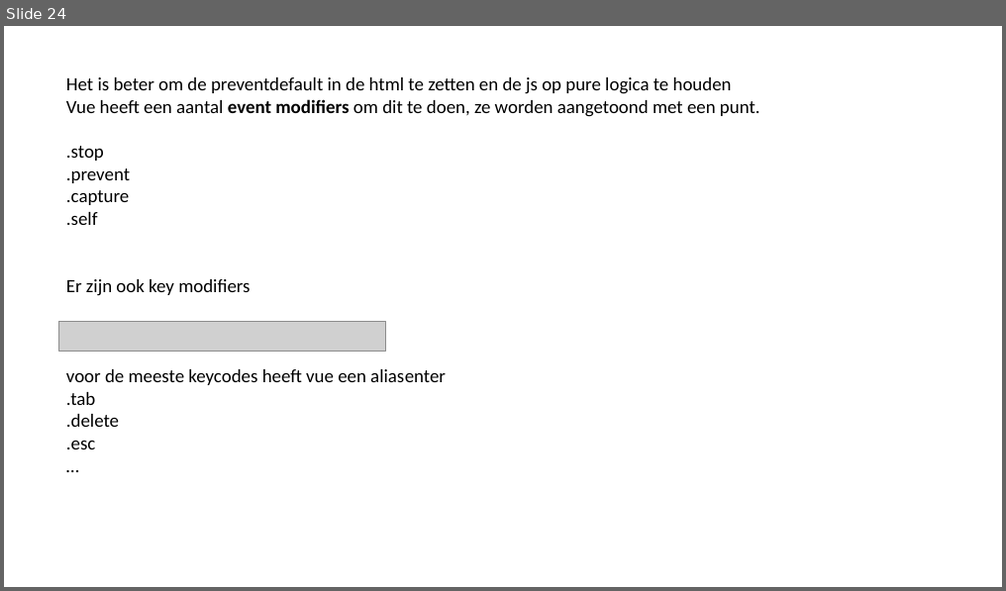
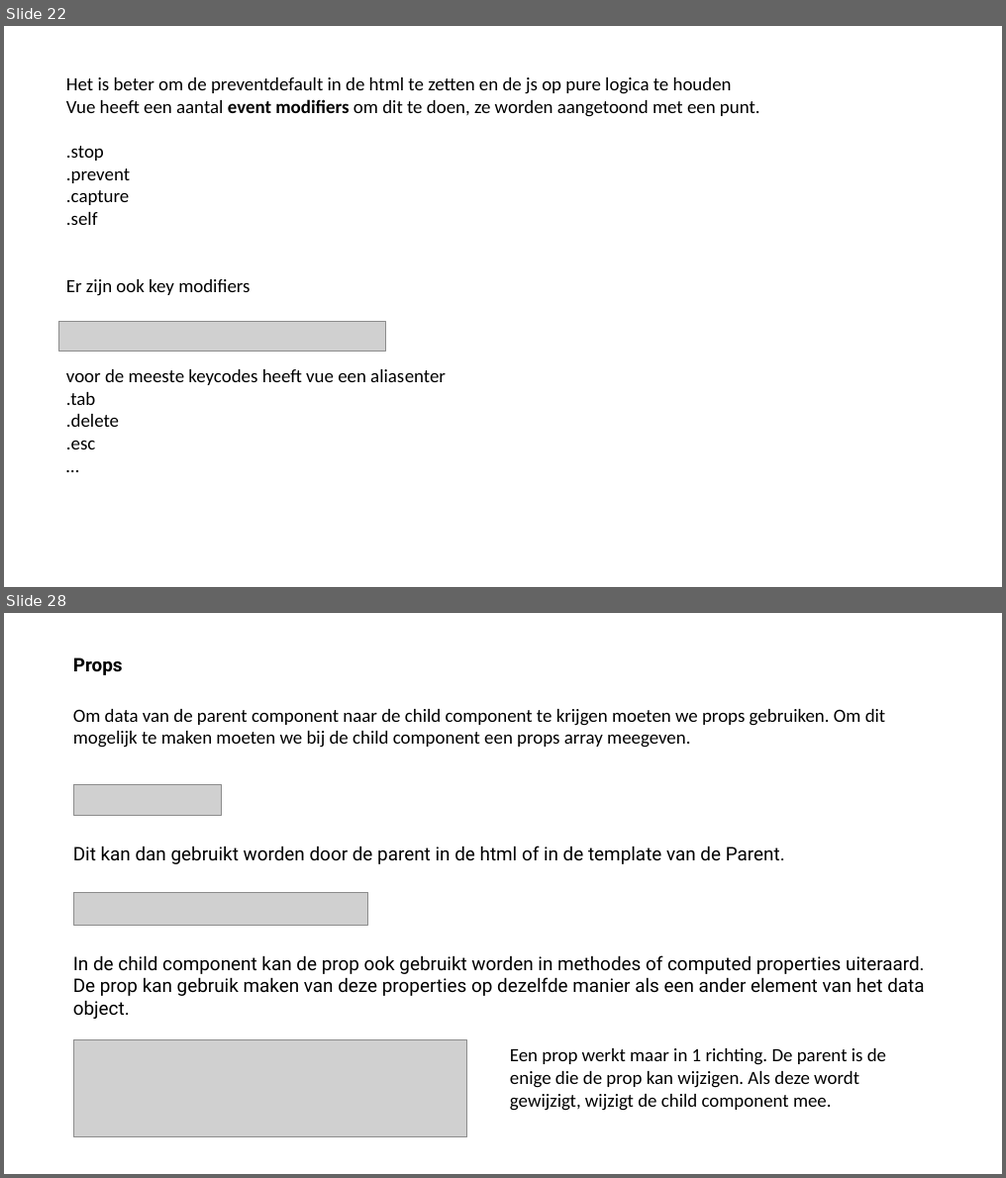
Before and after one commit to sepperenty/web-research-3, a slide deck: newTech/slideshow.pptx. Shown one above the other, each under a label of ours: slide 24 before the commit, slides 22 and 28 after it; the slides between them are not shown. The pictures are 1006x591 and 1006x1178 pixels, drawn with LibreOffice and Linux fonts; fonts in the diff are those of the drawing; grey boxes stand for pictures. Boxes give left, top, right and bottom in pixels: in the first picture for what was removed or moved away, otherwise in the second. Text is boxed around its words. In the diff, an @@ line names an element or a change of style, - is before the commit and + after.

```diff
--- a/newTech/slideshow.pptx
+++ b/newTech/slideshow.pptx
@@ slide 28 added at (4,613,1002,1174), background #FFFFFF @@
@@ text added at (73,658,123,675), 18 pt, text #000000, bold @@
+Props
@@ text added at (73,709,886,748), 18 pt, text #000000 @@
+Om data van de parent component naar de child component te krijgen moeten we props gebruiken. Om dit mogelijk te maken moeten we bij de child component een props array meegeven.
@@ picture added at (73,784,222,815) @@
@@ text added at (73,846,785,864), 18 pt, text #000000 @@
+Dit kan dan gebruikt worden door de parent in de html of in de template van de Parent.
@@ picture added at (73,892,368,925) @@
@@ text added at (73,956,925,1019), 18 pt, text #000000 @@
+In de child component kan de prop ook gebruikt worden in methodes of computed properties uiteraard.
+De prop kan gebruik maken van deze properties op dezelfde manier als een ander element van het data object.
@@ picture added at (73,1040,467,1137) @@
@@ text added at (510,1049,886,1111), 18 pt, text #000000 @@
+Een prop werkt maar in 1 richting. De parent is de enige die de prop kan wijzigen. Als deze wordt gewijzigt, wijzigt de child component mee.
@@ what was slide 24 is now slide 22 @@
```
Also in this commit, not shown: 1 slide changed, 7 other slides added, 2 slides removed, 4 other files.
